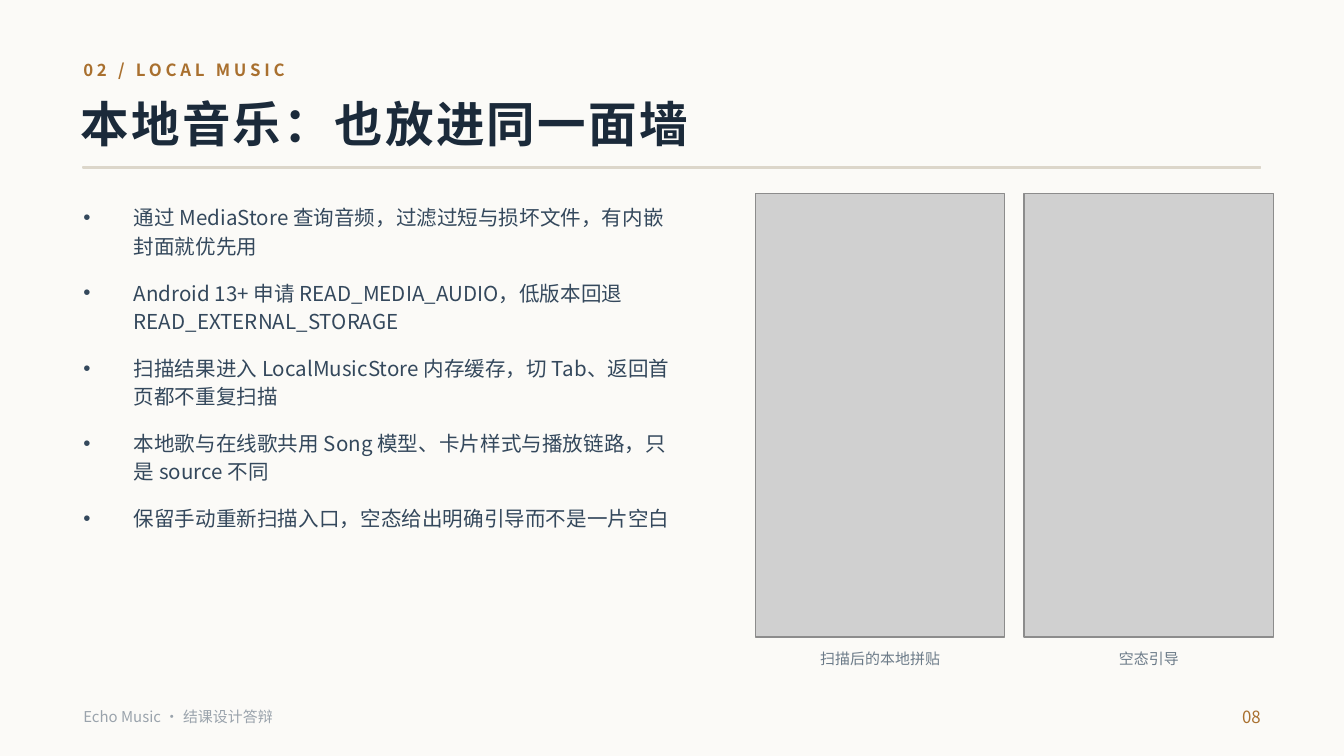
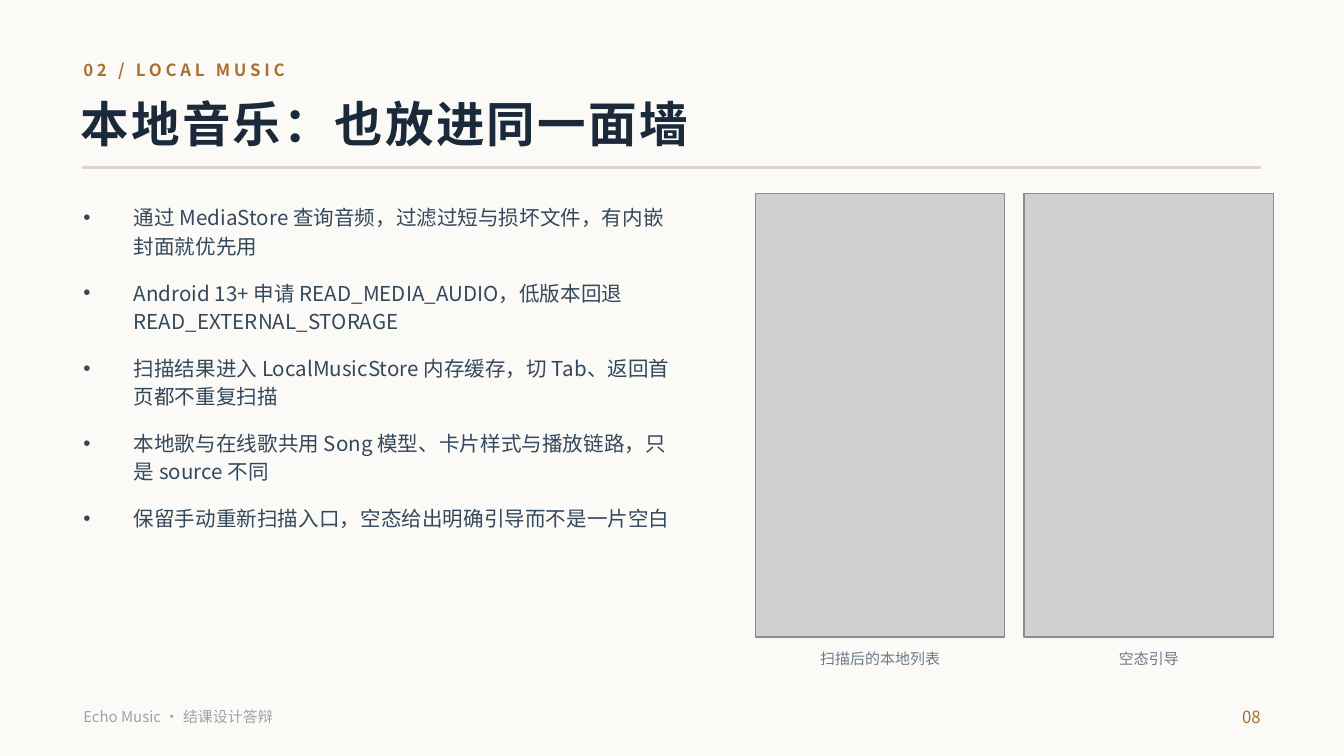
Before and after one commit to hk351/xinqiu, a slide deck: slide 8 of docs/defense/Echo音乐播放器_结课答辩.pptx. Drawn at 1344x756 pixels with LibreOffice and Linux fonts; fonts in the diff are those of the drawing; grey boxes stand for pictures. Boxes give left, top, right and bottom in pixels: in the first picture for what was removed or moved away, otherwise in the second. Text is boxed around its words. In the diff, an @@ line names an element or a change of style, - is before the commit and + after.

Commit message:
更新答辩 PPT 截图为最新版界面
- 首页改为浅色拼贴与深色播放中（双图对比）
- 播放器页换成歌词舞台与浮层播放卡
- 本地音乐页换成最新的本地列表（实拍 4 首）+ 空态引导，删除过期的旧拼贴截图
- 更新图注，重新导出 15 页 pptx

```diff
--- a/docs/defense/Echo音乐播放器_结课答辩.pptx
+++ b/docs/defense/Echo音乐播放器_结课答辩.pptx
@@ text at box(820, 651, 940, 665): text changed @@
-扫描后的本地拼贴
+扫描后的本地列表
```
Also in this commit, not shown: 2 other slides changed, 6 other files.
